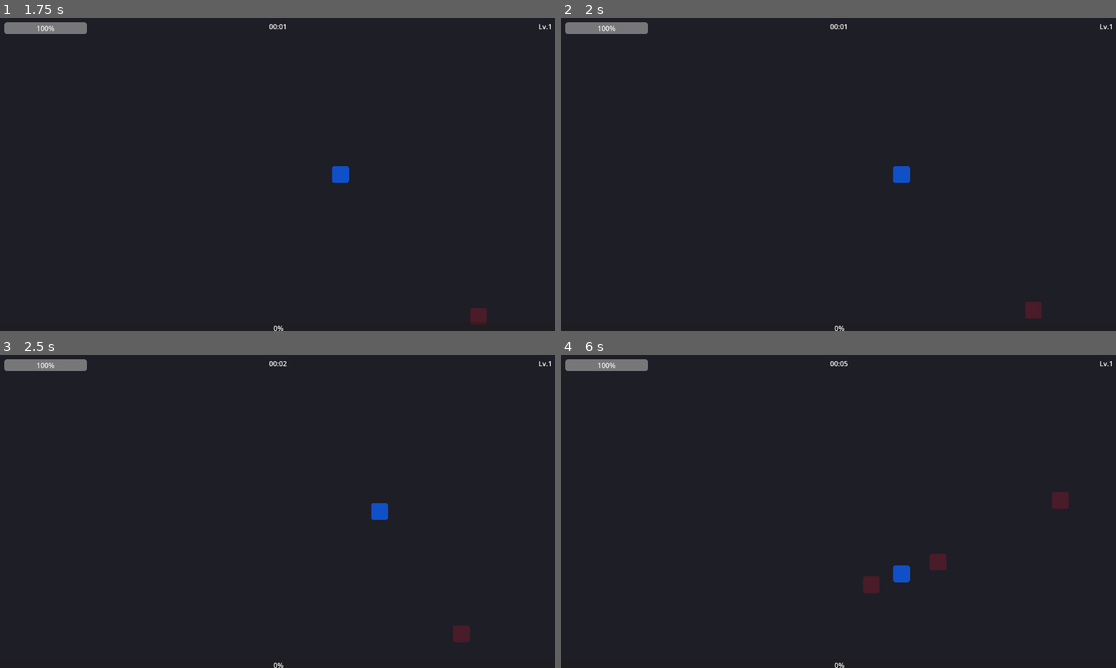
Above: before the commit, frames 1-4 (two rows, left to right).
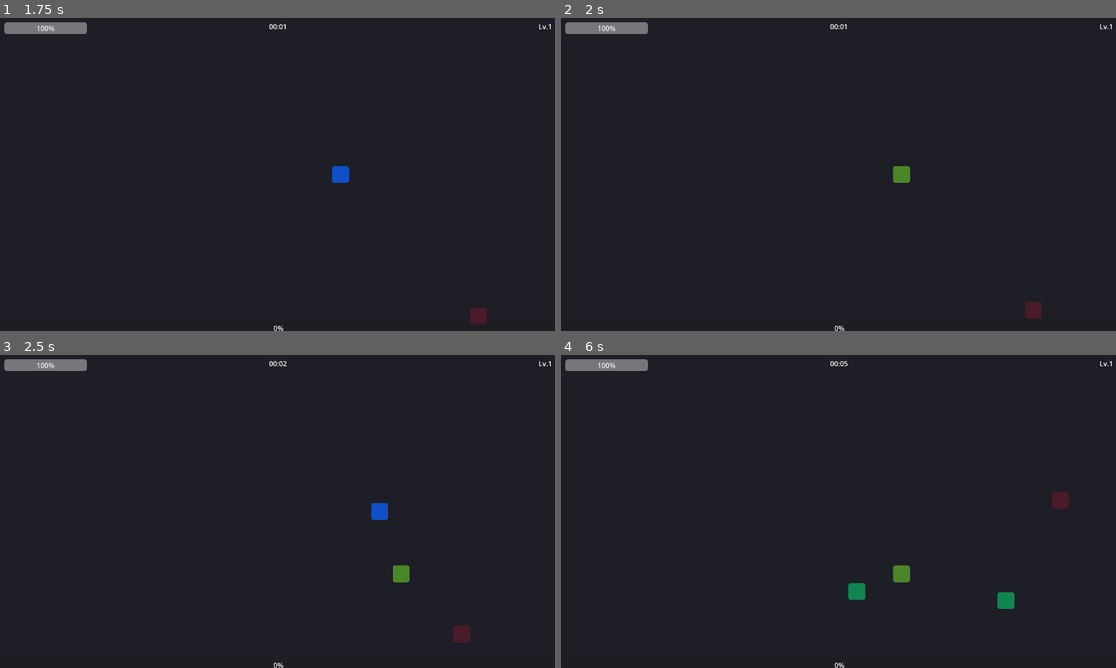
Above: after the commit, the same moments.

Repository: finaljoke/game-vsl
Game: Godot game, scene res://scenes/main/main.tscn
Two runs of this game, one before a commit and one after it. Both use one fixed random seed, a clock stepped at 60 frames per second and the inputs below.
Inputs (mouse positions are in pixels of both pictures, inside the frame that each line leads up to):
- Up to frame 1 (1.75 s): tap Enter at 0.5 s; move the mouse to (399, 158) at 0.52 s; hold D (move_right) 0.53-1.25 s; click (399, 158) at 0.67 s; drag from (166, 190) to (338, 174) at 1.27 s
- Up to frame 2 (2 s): no input
- Up to frame 3 (2.5 s): move the mouse to (333, 442) at 2.02 s; hold D (move_right) from 2.03 s (still down)
- Up to frame 4 (6 s): release D (move_right) at 2.75 s; drag from (810, 574) to (672, 464) at 2.77 s; move the mouse to (1005, 558) at 3.52 s; hold A (move_left) 3.53-4.25 s; drag from (672, 464) to (899, 511) at 4.27 s; move the mouse to (866, 511) at 5.02 s; hold S (move_down) 5.03-5.75 s; click (866, 511) at 5.17 s; drag from (755, 433) to (727, 527) at 5.77 s

Frame 1 is identical in both runs. In frame 2, 0.2% of the frame differs, in the area x 59-63%, y 47-53%; in frame 3, 0.2%; in frame 4, 0.8%, in the area x 51-82%, y 63-82%.

Commit message:
feat: player starts with knife weapon
Co-Authored-By: Claude Sonnet 4.6 <noreply@anthropic.com>

Diff:
--- a/scenes/main/main.gd
+++ b/scenes/main/main.gd
@@ -1,7 +1,10 @@
 # scenes/main/main.gd
 extends Node
+
+const KNIFE_SCENE = preload("res://scenes/weapons/knife/knife_weapon.tscn")
 
 func _ready() -> void:
 	var player := $YSort/Player as Player
 	player.leveled_up.connect(func(_lvl: int): GameManager.trigger_level_up())
 	player.died.connect(GameManager.game_over)
+	player.add_weapon(KNIFE_SCENE)
